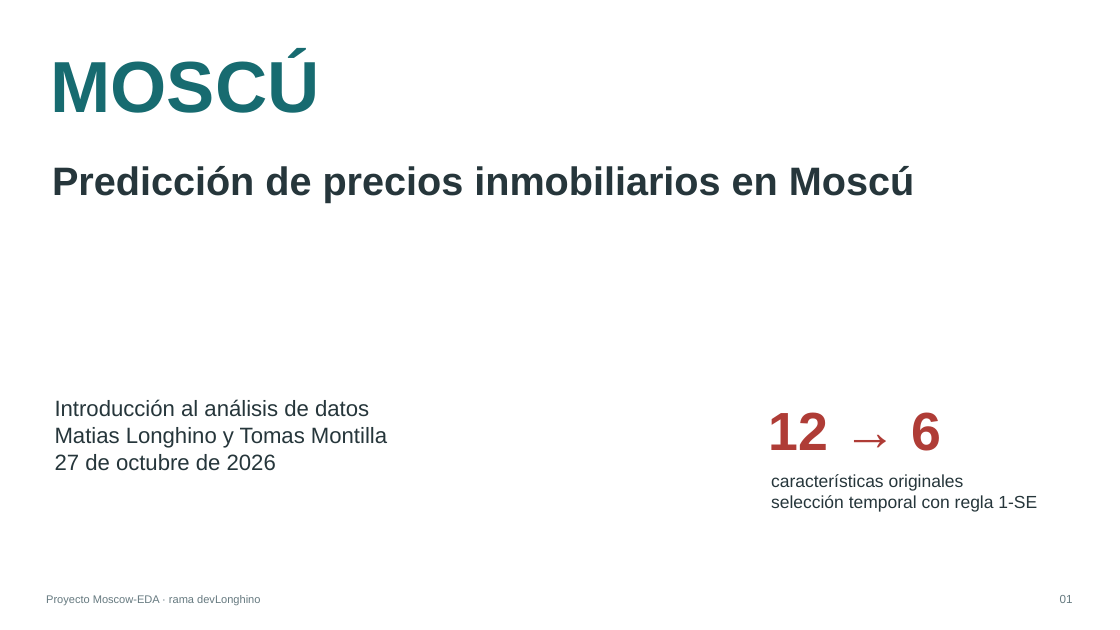
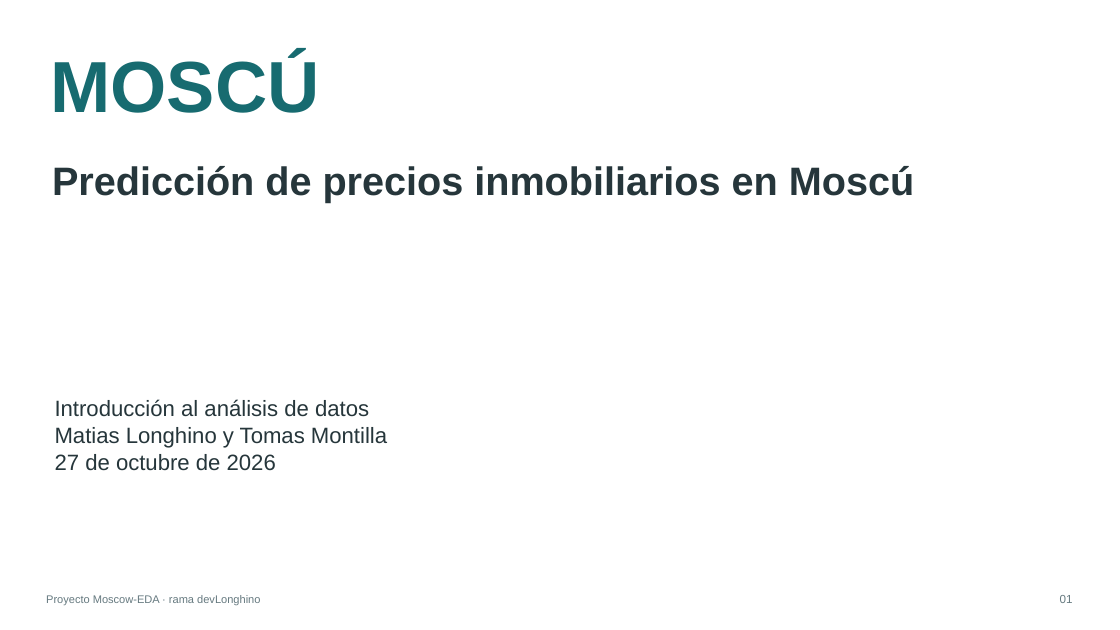
Before and after one commit to MatiasLonghino/Moscow-EDA, a slide deck: slide 1 of Presentacion/Propiedades_Usadas_Moscu.pptx. Drawn at 1120x630 pixels with LibreOffice and Linux fonts; fonts in the diff are those of the drawing. Boxes give left, top, right and bottom in pixels: in the first picture for what was removed or moved away, otherwise in the second. Text is boxed around its words. In the diff, an @@ line names an element or a change of style, - is before the commit and + after.

```diff
--- a/Presentacion/Propiedades_Usadas_Moscu.pptx
+++ b/Presentacion/Propiedades_Usadas_Moscu.pptx
@@ text removed at <box>769,412,942,451</box> @@
-12 → 6
@@ text removed at <box>771,474,1037,512</box> @@
-características originales
-selección temporal con regla 1-SE
```
Also in this commit, not shown: 2 other slides changed, 10 other files.
